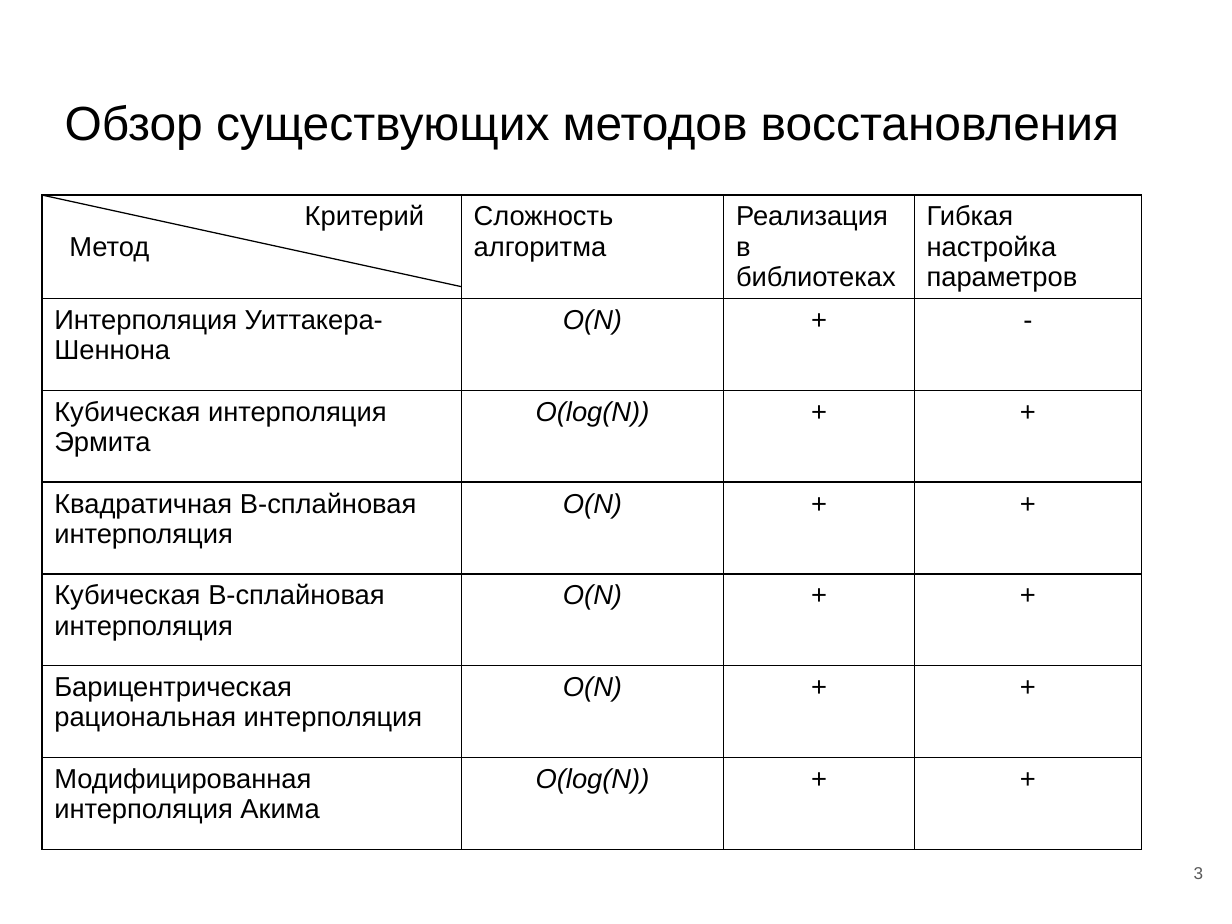
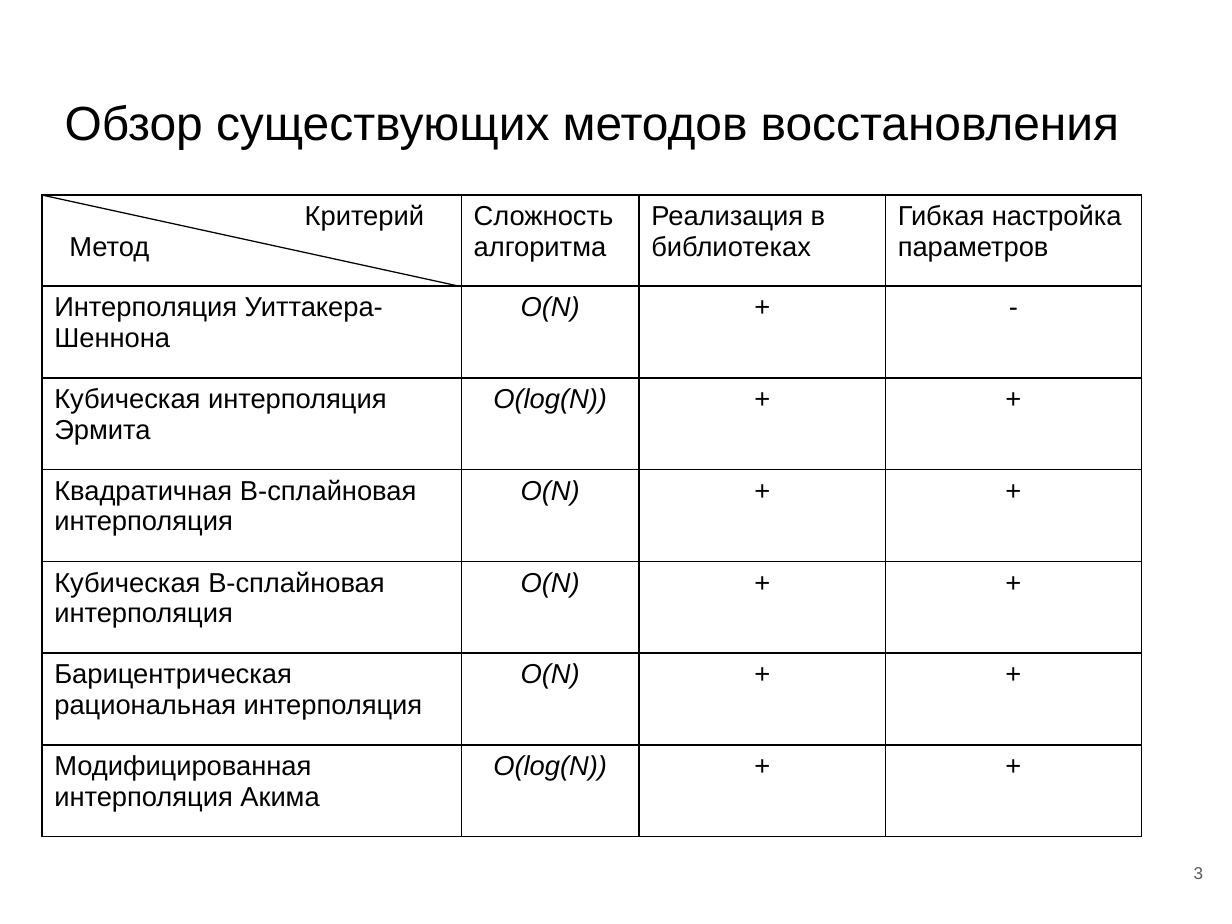
Before and after one commit to DimonPopov/PopovDS_9304_GraduateWork, a slide deck: slide 3 of paper/Презентация_защита.pptx. Drawn at 1232x924 pixels with LibreOffice and Linux fonts; fonts in the diff are those of the drawing. Boxes give left, top, right and bottom in pixels: in the first picture for what was removed or moved away, otherwise in the second. Text is boxed around its words. In the diff, an @@ line names an element or a change of style, - is before the commit and + after.

```diff
--- a/paper/Презентация_защита.pptx
+++ b/paper/Презентация_защита.pptx
@@ table: place and size @@
-table at <box>42,195,1141,856</box>
+table at <box>42,195,1141,837</box>
```
Also in this commit, not shown: 3 other files.
